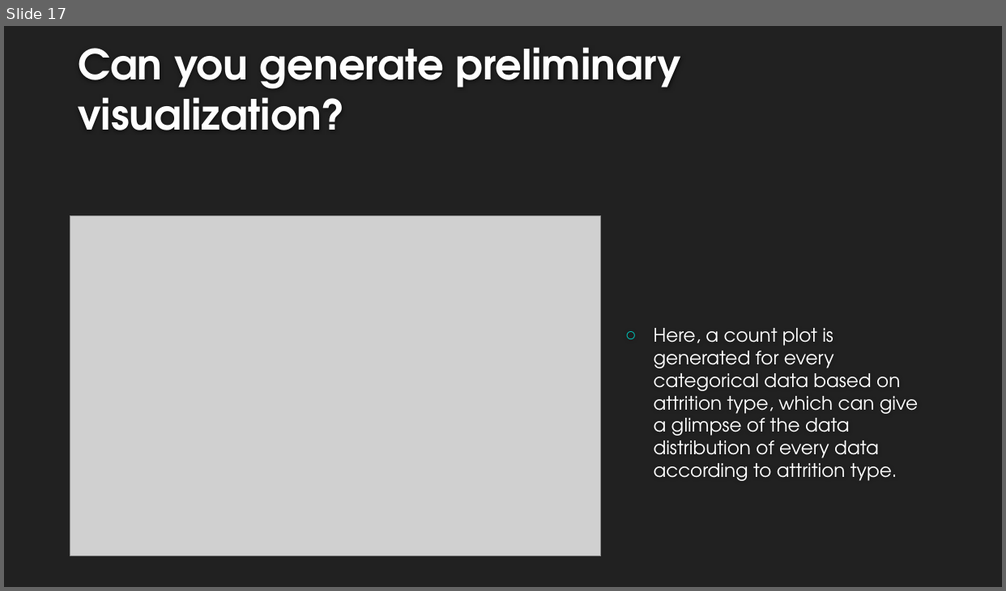
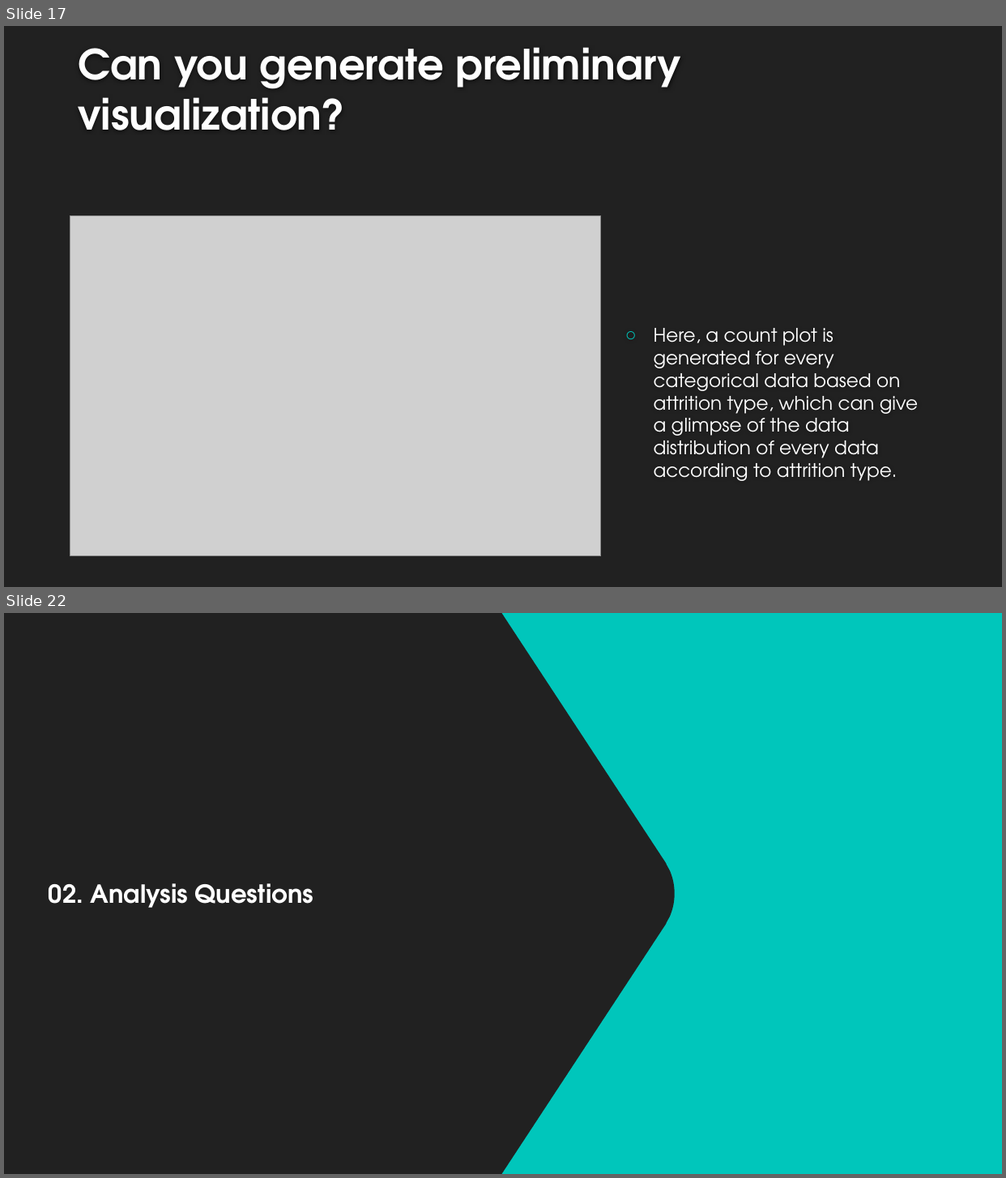
Before and after one commit to zeelmendpara05/IBM-HR-Atrrition, a slide deck: Team-5-project.pptx. Shown one above the other, each under a label of ours: slide 17 before the commit, slides 17 and 22 after it; the slides between them are not shown. The pictures are 1006x591 and 1006x1178 pixels, drawn with LibreOffice and Linux fonts; fonts in the diff are those of the drawing; grey boxes stand for pictures; background and template pictures are left out. Boxes give left, top, right and bottom in pixels: in the first picture for what was removed or moved away, otherwise in the second. Text is boxed around its words. In the diff, an @@ line names an element or a change of style, - is before the commit and + after.

```diff
--- a/Team-5-project.pptx
+++ b/Team-5-project.pptx
@@ slide 22 added at (4, 613, 1002, 1174), background #212121 @@
@@ rectangle added at (4, 613, 1002, 1174), fill #00C6BB @@
@@ freeform shape added at (4, 613, 675, 1174), fill #212121 @@
@@ text added at (49, 884, 313, 908), 24 pt, text #FFFFFF, bold @@
+02. Analysis Questions
```
Also in this commit, not shown: 16 other slides added, 1 other file.
